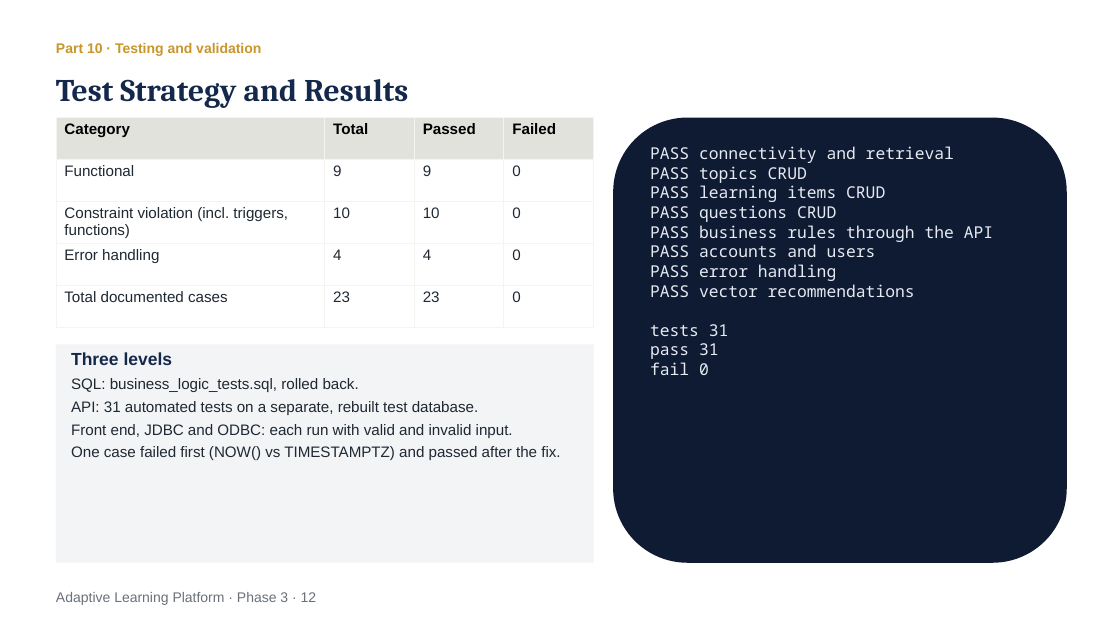
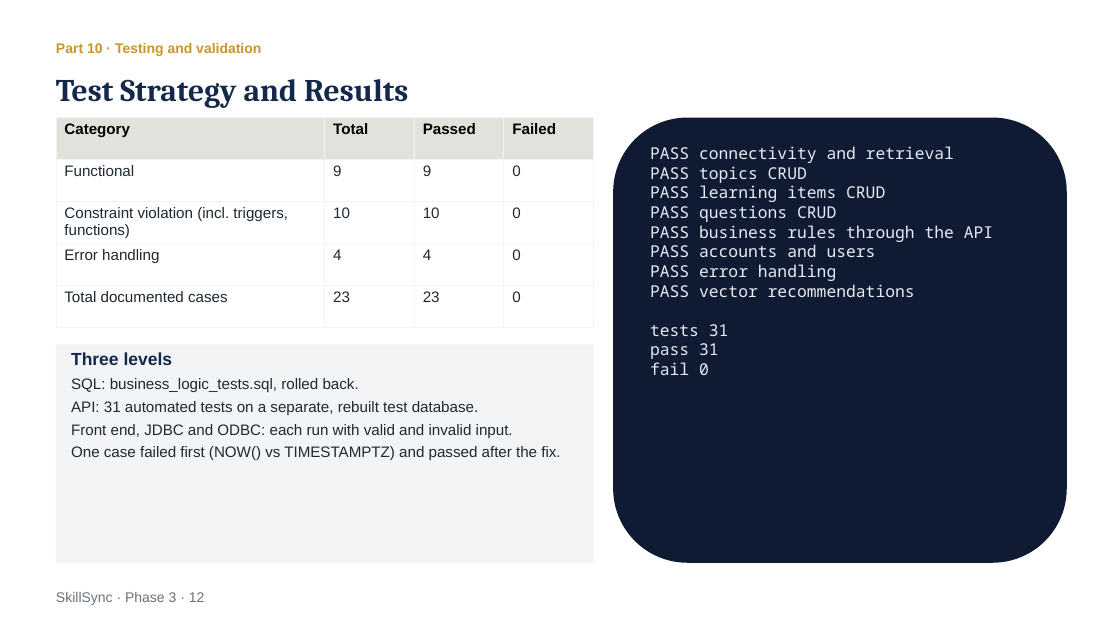
Before and after one commit to Vani-06/quiz_companion, a slide deck: slide 12 of docs/Phase 3 - Integration and Delivery.pptx. Drawn at 1120x630 pixels with LibreOffice and Linux fonts; fonts in the diff are those of the drawing. Boxes give left, top, right and bottom in pixels: in the first picture for what was removed or moved away, otherwise in the second. Text is boxed around its words. In the diff, an @@ line names an element or a change of style, - is before the commit and + after.

Commit message:
docs: rebuild the Phase 3 presentation with the SkillSync title

```diff
--- a/docs/Phase 3 - Integration and Delivery.pptx
+++ b/docs/Phase 3 - Integration and Delivery.pptx
@@ text at <box>56,592,205,605</box>: text changed @@
-Adaptive Learning Platform · Phase 3 · 12
+SkillSync · Phase 3 · 12
```
Also in this commit, not shown: 14 other slides changed.
